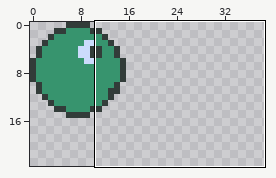
Pixel-art file -- assets/images/sprites.aseprite. The picture above shows the old version from afar; the outline marks the close-up.
Close-up. Before the edit:
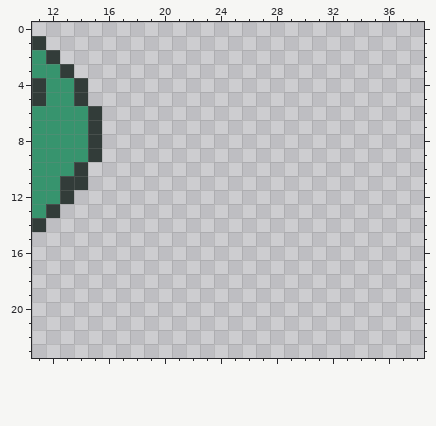
128x128 pixels, 1 frame. Shown: x 11..38, y 0..23. The wide view leaves out empty margins.
Once edited:
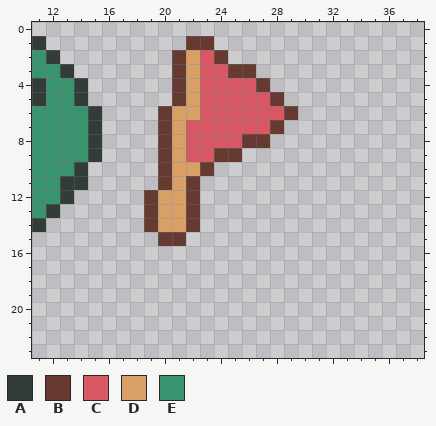
Palette (. is transparent): A #323c39  B #663931  C #d95763  D #d9a066  E #37946e
The edit:
y 1: x 22..23 .. -> BB
y 2: x 21..24 .... -> BDCB
y 3: x 21..26 ...... -> BDCCBB
y 4: x 21..27 ....... -> BDCCCCB
y 5: x 21..28 ........ -> BDCCCCCB
y 6: x 20..29 .......... -> BDDCCCCCCB
y 7: x 20..28 ......... -> BDCCCCCCB
y 8: x 20..27 ........ -> BDCCCCBB
y 9: x 20..25 ...... -> BDCCBB
y 10: x 20..23 .... -> BDDB
y 11: x 20..22 ... -> BDB
y 12..14: x 19..22 .... -> BDDB
y 15: x 20..21 .. -> BB
Changed places in both close-ups, as pixel boxes (x1, y1, x2, y2):
added: (144, 36, 298, 246)
